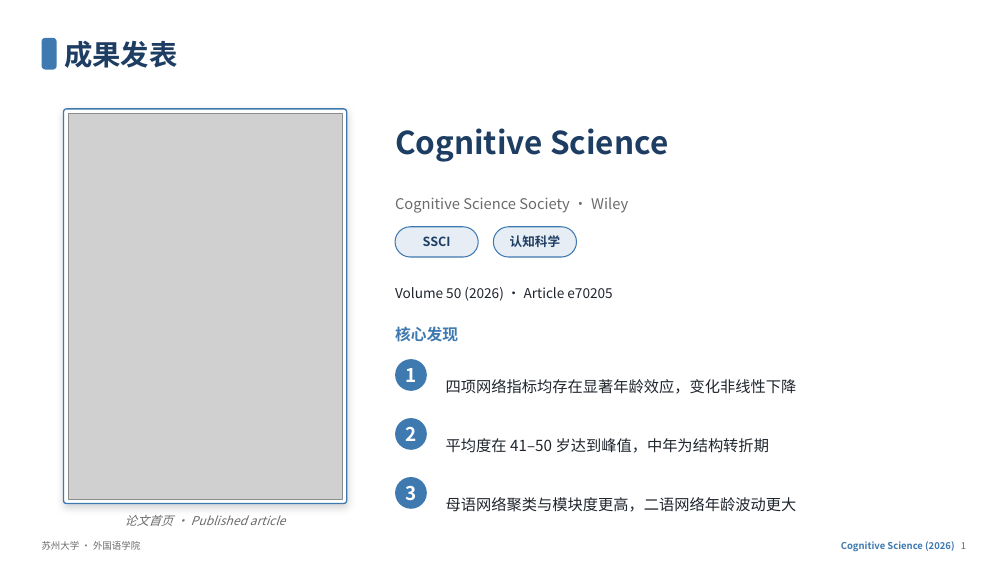
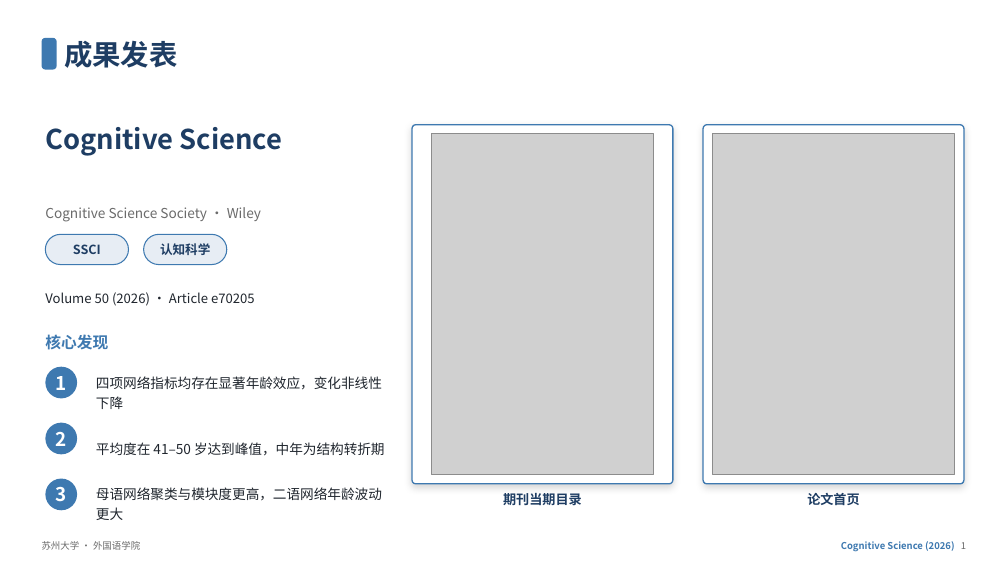
Before and after one commit to wxdanodano1997-creator/NATIONAL-SS-Funding, a slide deck: slide 2 of 汇报PPT/1022-CS_revised_v4.pptx. Drawn at 1008x567 pixels with LibreOffice and Linux fonts; fonts in the diff are those of the drawing; grey boxes stand for pictures. Boxes give left, top, right and bottom in pixels: in the first picture for what was removed or moved away, otherwise in the second. Text is boxed around its words. In the diff, an @@ line names an element or a change of style, - is before the commit and + after.

```diff
--- a/汇报PPT/1022-CS_revised_v4.pptx
+++ b/汇报PPT/1022-CS_revised_v4.pptx
@@ text "Cognitive Science": place and size @@
-text "Cognitive Science" at (395, 128, 668, 162)
+text "Cognitive Science" at (45, 127, 283, 156)
@@ text "Cognitive Science" at (45, 127, 283, 156): size 30 to 26 pt @@
@@ rounded rectangle: place and size @@
-rounded rectangle at (64, 109, 347, 504)
+rounded rectangle at (412, 125, 673, 484)
@@ rounded rectangle at (412, 125, 673, 484): shadow changed; proportions changed @@
@@ picture added at (431, 134, 654, 475) @@
@@ rounded rectangle added at (703, 125, 964, 484), fill #FFFFFF, outline #3E79B0 1.25 pt @@
@@ picture: place and size @@
-picture at (68, 113, 343, 499)
+picture at (712, 134, 955, 475)
@@ text "Cognitive Science Society · Wiley": place and size @@
-text "Cognitive Science Society · Wiley" at (395, 197, 628, 213)
+text "Cognitive Science Society · Wiley" at (45, 207, 261, 222)
@@ text "Cognitive Science Society · Wiley" at (45, 207, 261, 222): size 14 to 13 pt @@
@@ rounded rectangle: place and size @@
-rounded rectangle at (494, 227, 577, 257)
+rounded rectangle at (45, 234, 129, 265)
@@ rounded rectangle: place and size @@
-rounded rectangle at (395, 227, 479, 257)
+rounded rectangle at (144, 234, 227, 265)
@@ text "Volume 50 (2026) · Article ...": place and size @@
-text "Volume 50 (2026) · Article ..." at (395, 287, 612, 301)
+text "Volume 50 (2026) · Article ..." at (45, 292, 255, 306)
@@ text "Volume 50 (2026) · Article ..." at (45, 292, 255, 306): size 13 to 12.5 pt @@
@@ text "核心发现": place and size @@
-text "核心发现" at (395, 326, 458, 342)
+text "核心发现" at (45, 334, 108, 350)
@@ text "1": place and size @@
-text "1" at (405, 368, 416, 382)
+text "1" at (56, 376, 67, 390)
@@ ellipse: place and size @@
-ellipse at (395, 477, 427, 509)
+ellipse at (45, 367, 77, 399)
@@ text "四项网络指标均存在显著年龄效应，变化非线性下降": place and size @@
-text "四项网络指标均存在显著年龄效应，变化非线性下降" at (446, 379, 797, 394)
+text "四项网络指标均存在显著年龄效应，变化非线性下降" at (96, 376, 382, 409)
@@ text "平均度在 41–50 岁达到峰值，中年为结构转折期": place and size @@
-text "平均度在 41–50 岁达到峰值，中年为结构转折期" at (446, 438, 769, 453)
+text "平均度在 41–50 岁达到峰值，中年为结构转折期" at (96, 442, 385, 456)
@@ ellipse: place and size @@
-ellipse at (395, 359, 427, 391)
+ellipse at (45, 423, 77, 454)
@@ 3 texts: place and size @@
-3 texts at (405, 235, 560, 441)
+3 texts at (56, 243, 210, 446)
@@ ellipse: place and size @@
-ellipse at (395, 418, 427, 450)
+ellipse at (45, 479, 77, 510)
@@ text "3": place and size @@
-text "3" at (405, 486, 416, 501)
+text "3" at (56, 487, 67, 502)
@@ size 14.5 to 13 pt in 3 elements at (96, 376, 382, 409), (96, 442, 385, 456), (96, 487, 382, 520) @@
@@ text "母语网络聚类与模块度更高，二语网络年龄波动更大": place and size @@
-text "母语网络聚类与模块度更高，二语网络年龄波动更大" at (446, 497, 797, 512)
+text "母语网络聚类与模块度更高，二语网络年龄波动更大" at (96, 487, 382, 520)
@@ text added at (503, 493, 582, 505), 12.5 pt, text #1E3D63, bold @@
+期刊当期目录
@@ text at (807, 493, 859, 505): text changed; size 11.5 to 12.5 pt; text colour #6B6B6B to #1E3D63; bold on; italic off @@
-论文首页 · Published article
+论文首页
```
Also in this commit, not shown: 2 other files.
